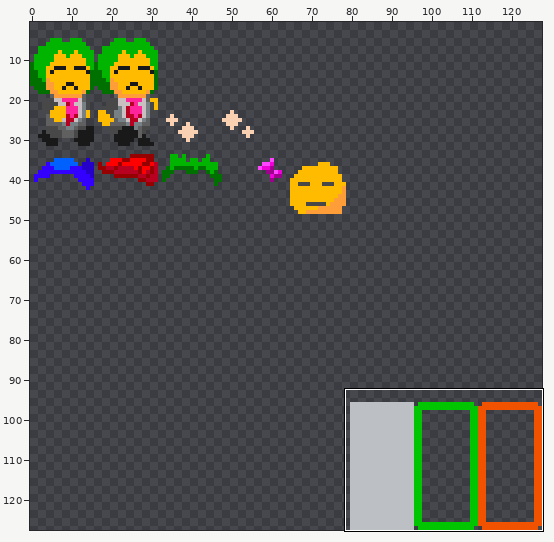
Two versions of one sprite sheet, asset/spriteSheet.png. The first picture is a wide view before the edit; the outline marks the close-up.
Close-up. Earlier state:
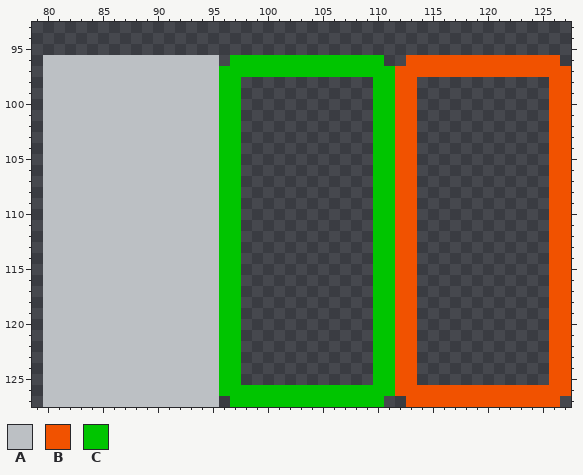
The file is 128x128 pixels. Shown: x 79..127, y 93..127. The wide view leaves out empty margins.
Palette (. is transparent): A #bcc0c4  B #f15200  C #00c500
The same view after the edit:
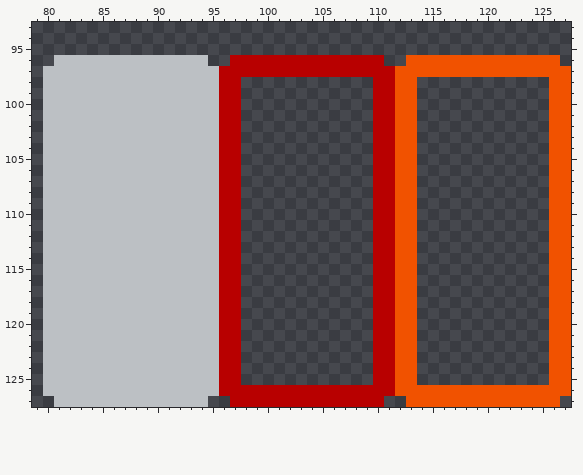
From the commit log: Level loading
Edits made:
colour C: #00c500 -> #b80000
Changed rows in their new state; - is a pixel that keeps its letter.
first column x 80:
 96 .--------------.
first column x 80:
127 .--------------.
